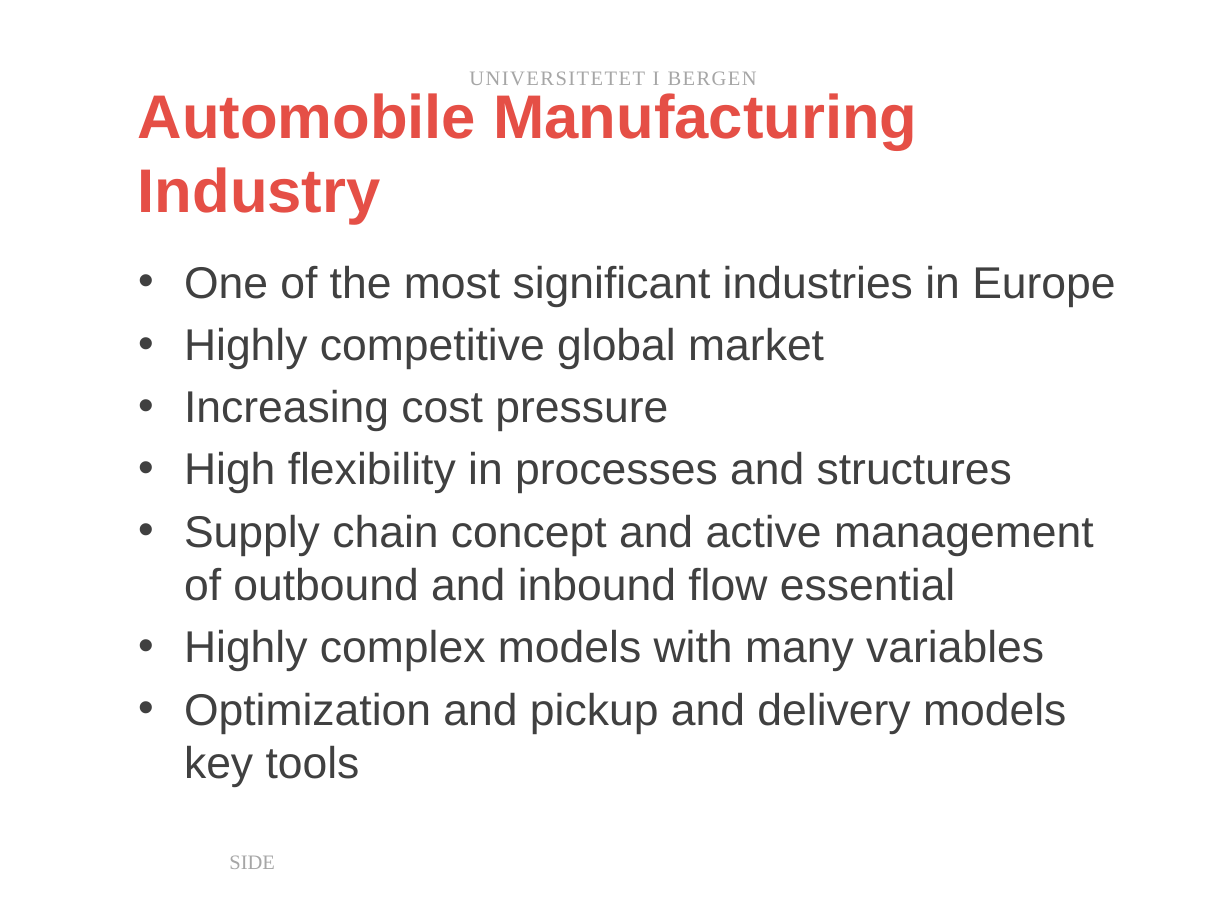
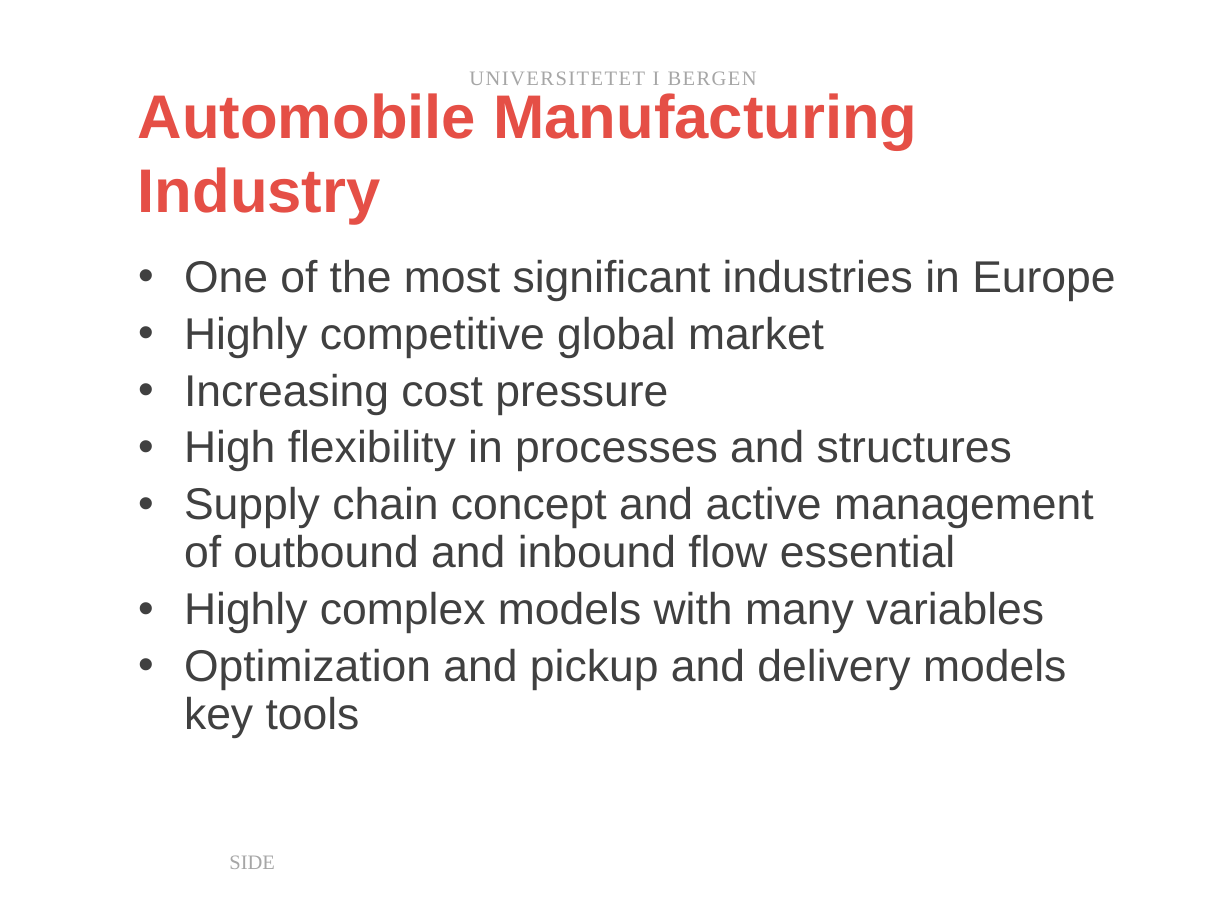
Before and after one commit to prebujo/INF319, a slide deck: slide 4 of presentation/INF319_pjo047.pptx. Drawn at 1232x924 pixels with LibreOffice and Linux fonts; fonts in the diff are those of the drawing; background and template pictures are left out. Boxes give left, top, right and bottom in pixels: in the first picture for what was removed or moved away, otherwise in the second. Text is boxed around its words. In the diff, an @@ line names an element or a change of style, - is before the commit and + after.

```diff
--- a/presentation/INF319_pjo047.pptx
+++ b/presentation/INF319_pjo047.pptx
@@ text "One of the most significant ..." at box(184, 259, 1115, 738): line spacing 1 to 0.9 @@
```
Also in this commit, not shown: 2 other slides changed, 1 slide removed, 9 other files.
